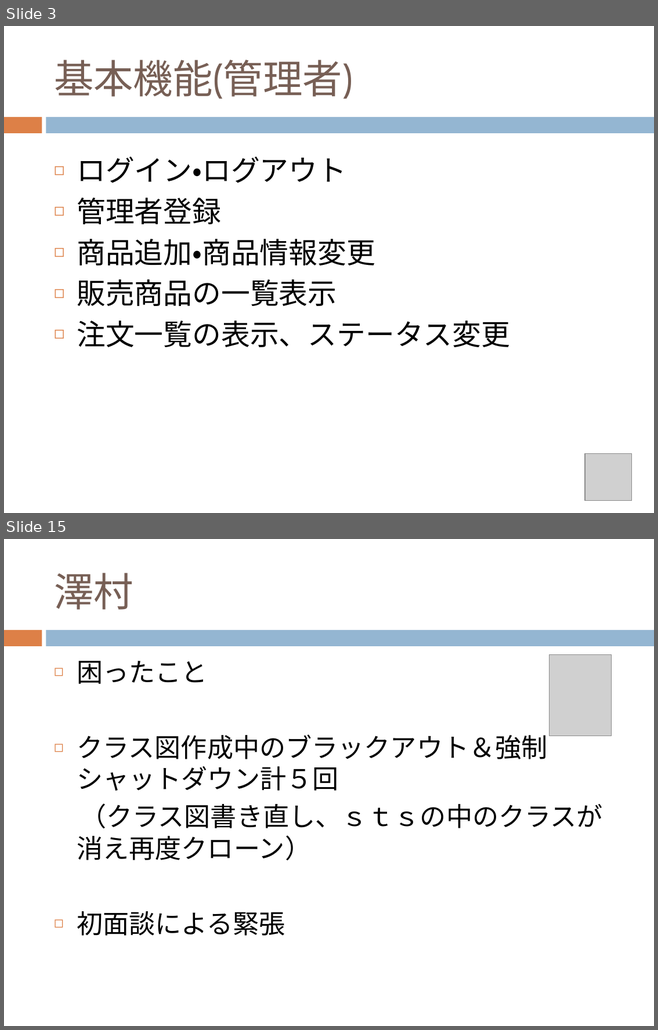
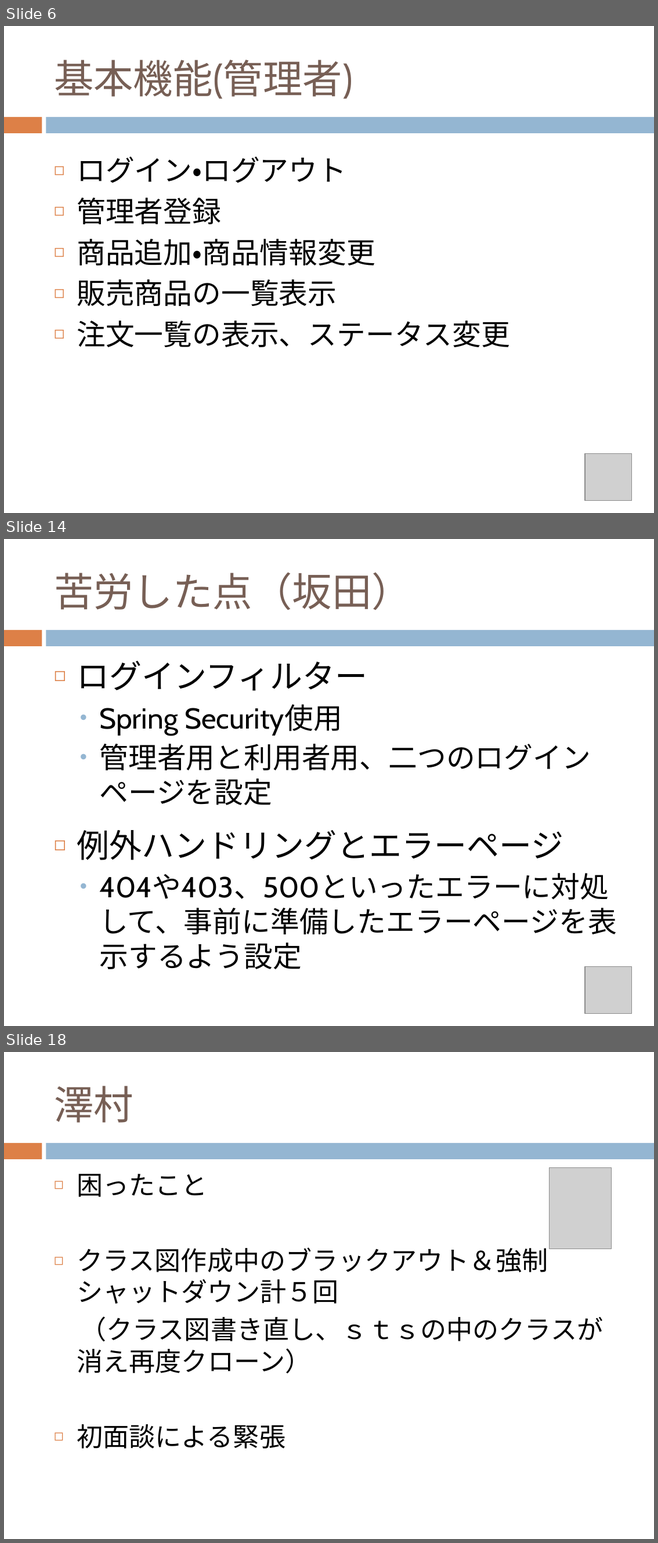
Before and after one commit to chocomegane/springC, a slide deck: document/ECサイト.pptx. Shown one above the other, each under a label of ours: slides 3 and 15 before the commit, slides 6, 14 and 18 after it; the slides between them are not shown. The pictures are 658x1030 and 658x1543 pixels, drawn with LibreOffice and Linux fonts; fonts in the diff are those of the drawing; grey boxes stand for pictures. Boxes give left, top, right and bottom in pixels: in the first picture for what was removed or moved away, otherwise in the second. Text is boxed around its words. In the diff, an @@ line names an element or a change of style, - is before the commit and + after.

```diff
--- a/document/ECサイト.pptx
+++ b/document/ECサイト.pptx
@@ slide 14 added at (4, 539, 654, 1026), background #FFFFFF; not listed: 2 template elements that a slide beside it also shows @@
@@ title added at (54, 572, 411, 610), 44 pt, text #775F55 @@
+苦労した点（坂田）
@@ text added at (76, 661, 616, 969), 32 pt, text #000000 @@
+◻ ログインフィルター
+  • Spring Security使用
+  • 管理者用と利用者用、二つのログインページを設定
+◻ 例外ハンドリングとエラーページ
+  • 404や403、500といったエラーに対処して、事前に準備したエラーページを表示するよう設定
@@ picture added at (585, 966, 632, 1013) @@
@@ what was slide 3 is now slide 6 @@
@@ what was slide 15 is now slide 18 @@
```
Also in this commit, not shown: 4 slides changed, 14 other slides added, 9 slides removed.
